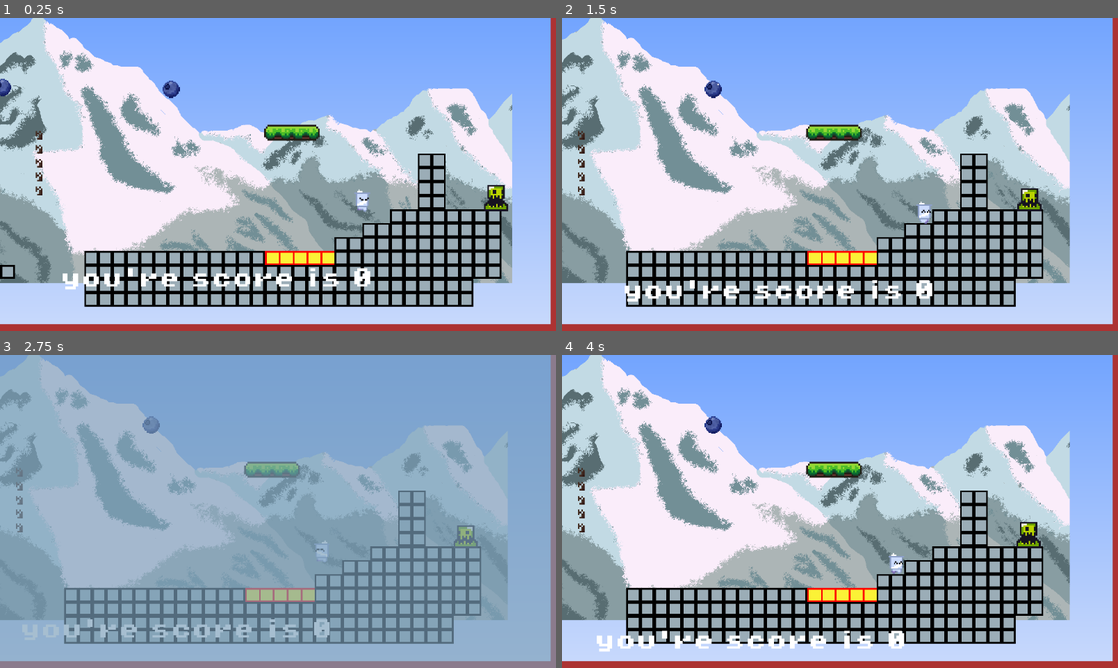
Above: before the commit, frames 1-4 (two rows, left to right).
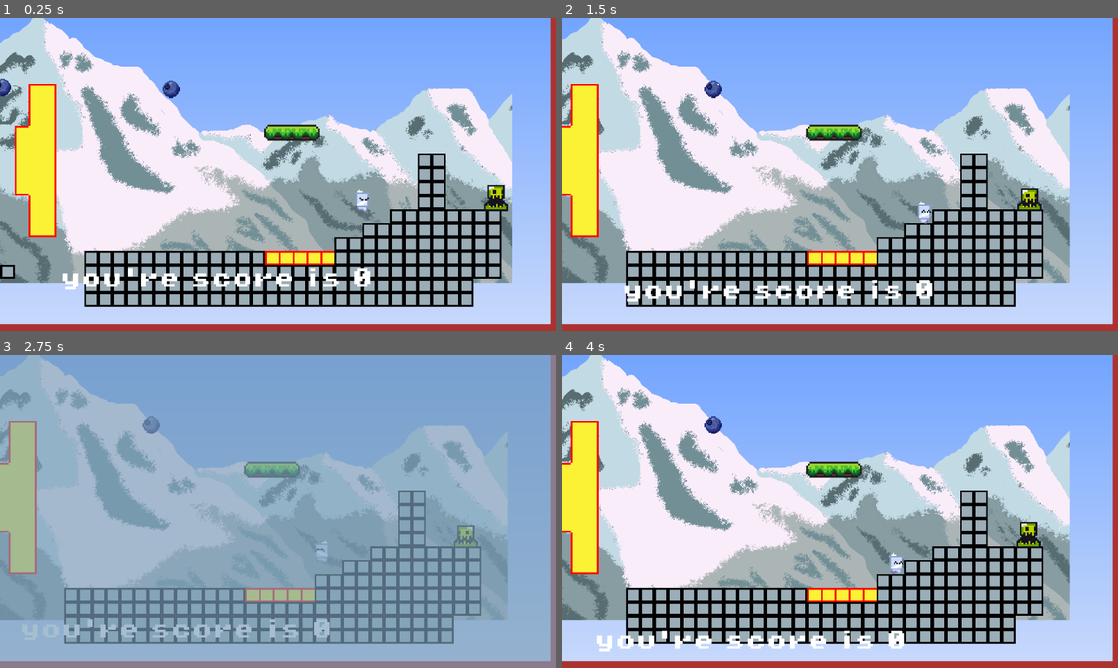
Above: after the commit, the same moments.

Repository: KingKiwiThe3rd/Priff-My-Beloved
Game: Godot game, scene res://scenes/game.tscn
Same seed, same stepped clock (60 frames per second), same inputs: the game is played once before the commit and once after it. The engine's default icon, where the game draws it, is replaced by a stand-in: a white triangle on a blue panel in a dark square.
Inputs:
- Up to frame 1 (0.25 s): no input
- Up to frame 2 (1.5 s): hold Right (Move Right) from 0.53 s (still down); tap Shift (Dash) at 0.6 s; tap Space (Jump) at 0.77 s; tap Down (Fast fall) at 1.35 s
- Up to frame 3 (2.75 s): tap Space (Jump) at 1.52 s; release Right (Move Right) at 2.03 s; hold A (Move Left) from 2.03 s (still down); tap F (time_slow) at 2.1 s
- Up to frame 4 (4 s): release A (Move Left) at 2.78 s; hold Right (Move Right) from 2.78 s (still down); tap Shift (Dash) at 2.85 s; tap Space (Jump) at 3.02, 3.77 s; hold Down (Fast fall) from 3.53 s (still down)

The runs differ from the first frame. In frame 1, 3.1% of the frame differs, in the area x 2-11%, y 21-71%; in frame 2, 2.9%; in frame 3, 2.8%; in frame 4, 2.9%.

Commit message:
tilemap changes

Diff:
--- a/scenes/game.tscn
+++ b/scenes/game.tscn
@@ -13,7 +13,6 @@
 [ext_resource type="PackedScene" uid="uid://xxt3xkunx0u3" path="res://scenes/kill_zone.tscn" id="6_tg8no"]
 [ext_resource type="Texture2D" uid="uid://dboh0mfnw8i02" path="res://assets/sprites/4GrapPixels.png" id="8_1kice"]
 [ext_resource type="Texture2D" uid="uid://utbpkjdiuw50" path="res://assets/sprites/templateSpritesheet.png" id="8_37s47"]
-[ext_resource type="Texture2D" uid="uid://bnjrwic8w3h1x" path="res://assets/sprites/4GrapPixels.png" id="8_1kice"]
 [ext_resource type="PackedScene" uid="uid://nljcjg4c58wi" path="res://scenes/area_2d.tscn" id="9_l3ayf"]
 [ext_resource type="Script" uid="uid://gsvxyjvn3u5g" path="res://scenes/tile_map.gd" id="10_bt5mj"]
 [ext_resource type="FontFile" uid="uid://chkxvd7018x7h" path="res://assets/fonts/PixelOperator8-Bold.ttf" id="11_k52hj"]
--- a/scenes/tile_map.gd
+++ b/scenes/tile_map.gd
@@ -1,27 +1,27 @@
 extends TileMap
 
 # TileSet source ID (adjust based on your TileSet configuration)
-var source_id: int = 0
+var source_id: int = 3
 
 # Atlas coordinates for different tile configurations (modify based on your tileset)
 # Using a 4-bit bitmask: 1=North, 2=East, 4=South, 8=West
 var tile_configs: Dictionary = {
-	0: Vector2i(3, 3),  # No neighbors
+	0: Vector2i(2, 2),  # No neighbors
 	1: Vector2i(3, 1),  # North
 	2: Vector2i(0, 1),  # East
 	3: Vector2i(3, 0),  # North + East
-	4: Vector2i(0, 1),  # South
-	5: Vector2i(1, 1),  # North + South
-	6: Vector2i(2, 1),  # East + South
-	7: Vector2i(3, 1),  # North + East + South
-	8: Vector2i(0, 2),  # West
-	9: Vector2i(1, 2),  # North + West
-	10: Vector2i(2, 2), # East + West
-	11: Vector2i(3, 2), # North + East + West
-	12: Vector2i(0, 3), # South + West
+	4: Vector2i(2, 1),  # South
+	5: Vector2i(1, 2),  # North + South
+	6: Vector2i(0, 0),  # East + South
+	7: Vector2i(3, 3),  # North + East + South
+	8: Vector2i(1, 1),  # West
+	9: Vector2i(2, 0),  # North + West
+	10: Vector2i(0, 2), # East + West
+	11: Vector2i(2, 3), # North + East + West
+	12: Vector2i(1, 0), # South + West
 	13: Vector2i(1, 3), # North + South + West
-	14: Vector2i(2, 3), # East + South + West
-	15: Vector2i(3, 3)  # All neighbors
+	14: Vector2i(0, 3), # East + South + West
+	15: Vector2i(3, 2)  # All neighbors
 }
 
 func _ready() -> void:
